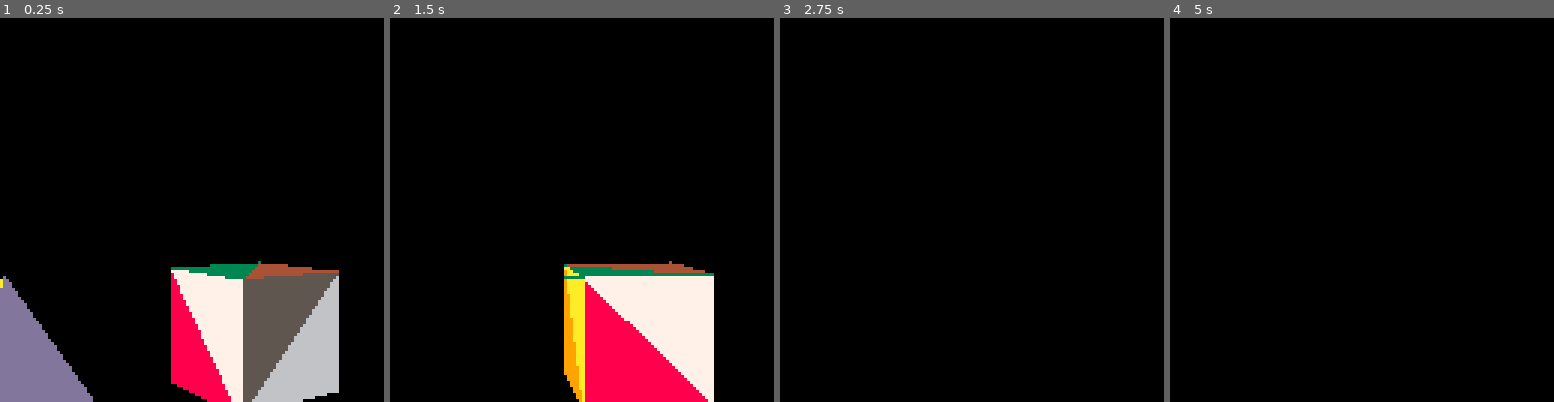
Above: before the commit, frames 1-4 (left to right).
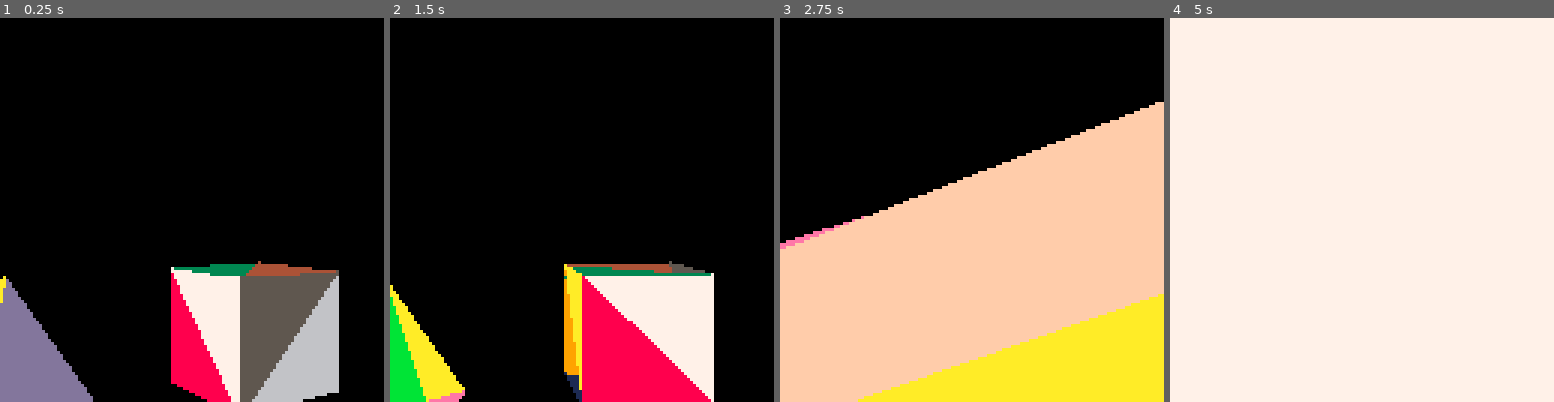
Above: after the commit, the same moments.

Repository: ajbowen249/pico83D
Game: PICO-8 cartridge t2.p8
Two runs of this game, one before a commit and one after it. Both use one fixed random seed, a clock stepped at 60 frames per second and the inputs below.
Inputs:
- Up to frame 1 (0.25 s): no input
- Up to frame 2 (1.5 s): tap X (X key) at 0.33, 1.07 s; tap O (Z key) at 0.7 s
- Up to frame 3 (2.75 s): hold Right 1.6-2.1 s; tap O (Z key) at 1.7, 2.1, 2.5 s; tap X (X key) at 1.85 s; hold Up 2.15-2.42 s; hold Right from 2.47 s (still down)
- Up to frame 4 (5 s): tap O (Z key) every 0.4 s from 2.9 to 4.9 s; tap X (X key) at 2.97, 4.08 s; release Right at 3.03 s; hold Left 3.08-3.58 s; hold Down 3.63-3.97 s; hold Right 4.02-4.68 s; hold Up from 4.73 s (still down)

The runs differ from the first frame. In frame 1, 0.4% of the frame differs, in the area x 0-89%, y 63-100%; in frame 2, 4.2%; in frame 3, 59%; in frame 4, 100%, in the area x 0-100%, y 0-100%.

Commit message:
calculate midpoint distance before clip-space projection

Diff:
--- a/t2.p8
+++ b/t2.p8
@@ -146,11 +146,7 @@
 -->8
 --3D projection and drawing
 function vetex_visible(vertex, cam)
-    local leftright = vertex.x > 0 and vertex.x <= c_screen_width
-    local updown = vertex.z > 0 and vertex.z <= c_screen_height
-    local distance = vertex.y > cam.near and vertex.y < cam.far
-
-    return leftright and updown and distance
+    return vertex.z > cam.near and vertex.z < cam.far
 end
 
 function make_rotation_matrix(rotation)
@@ -183,11 +179,11 @@
     local tanfov = abs(tan(camera.fov / 2))
     local nearplanew = tanfov * camera.near
     local farplanew = tanfov * camera.far
-    local pixelscale = c_screen_width / (nearplanew * 2)
-
     local perspectivesf = (farplanew - nearplanew) / (camera.far - camera.near)
-
     local camerarot = make_rotation_matrix(camera.rot)
+    local half_width = c_screen_width / 2
+    local half_height = c_screen_height / 2
+    local pixel_scale = c_screen_width / (nearplanew * 2)
 
     camera_trans = {
         x = camera.loc.x * -1,
@@ -216,19 +212,10 @@
             vertex.x /= scalefactor
             vertex.z /= scalefactor
 
-            --TODO: move clip-space projection to the draw routines
-
-            -- clip-space projection
-            vertex.x *= pixelscale
-            vertex.z *= pixelscale
-            vertex.x += c_screen_width / 2
-            vertex.z += c_screen_height / 2
-
             -- flip z and y for convenience later
             local z = vertex.z
             vertex.z = vertex.y
-            -- lower y values are on top
-            vertex.y = c_screen_height - z
+            vertex.y = z
 
             projected_vertices[vi] = vertex
         end
@@ -249,17 +236,25 @@
             local normal = mult_v_44(model.normals[fi], modelrot)
             normal = mult_v_44(normal, camerarot)
 
-            if normal.y <= 0 and (vetex_visible(v1, camera) or vetex_visible(v2, camera) or vetex_visible(v3, camera)) then
+            if (vetex_visible(v1, camera) or vetex_visible(v2, camera) or vetex_visible(v3, camera)) then
                 local midx = (v1.x + v2.x + v3.x) / 3
                 local midy = (v1.y + v2.y + v3.y) / 3
                 local midz = (v1.z + v2.z + v3.z) / 3
 
+                local screen_v1_x = (v1.x * pixel_scale) + half_width
+                local screen_v2_x = (v2.x * pixel_scale) + half_width
+                local screen_v3_x = (v3.x * pixel_scale) + half_width
+
+                local screen_v1_y = c_screen_height - ((v1.y * pixel_scale) + half_height)
+                local screen_v2_y = c_screen_height - ((v2.y * pixel_scale) + half_height)
+                local screen_v3_y = c_screen_height - ((v3.y * pixel_scale) + half_height)
+
                 emit_triangle({
                     color = face[4],
                     distance = (midx * midx) + (midy * midy) + (midz * midz),
-                    v1 = projected_vertices[face[1]],
-                    v2 = projected_vertices[face[2]],
-                    v3 = projected_vertices[face[3]]
+                    v1 = { x = screen_v1_x, y = screen_v1_y, z = v1.z },
+                    v2 = { x = screen_v2_x, y = screen_v2_y, z = v2.z },
+                    v3 = { x = screen_v3_x, y = screen_v3_y, z = v3.z }
                 })
             end
         end
